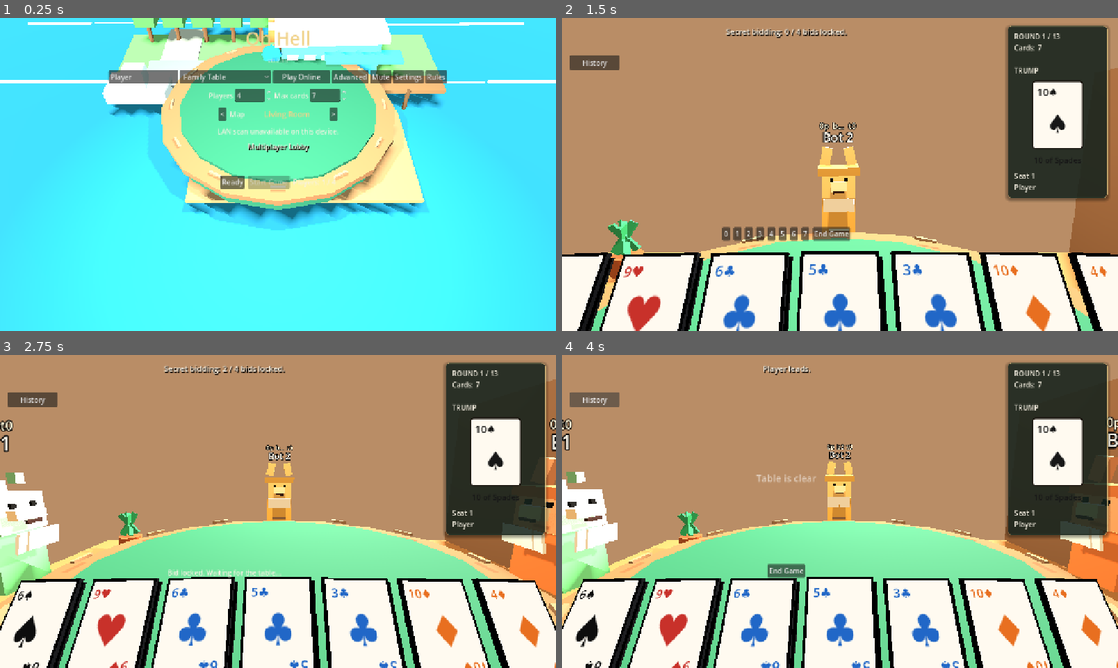
Above: before the commit, frames 1-4 (two rows, left to right).
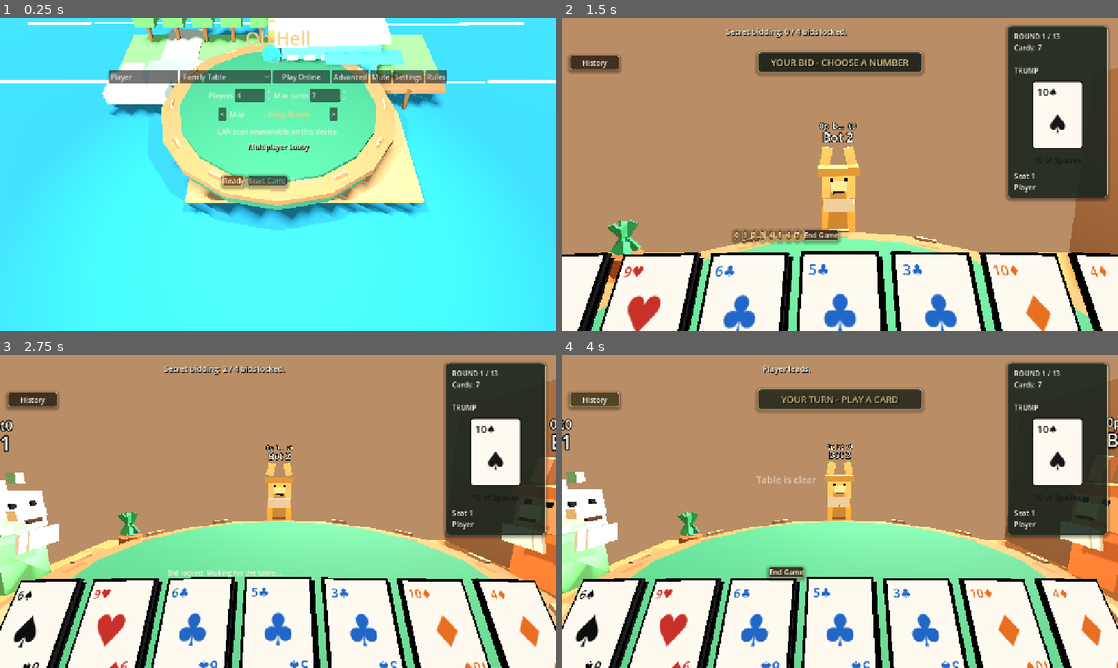
Above: after the commit, the same moments.

Repository: JordanOakFox/oh-hell-godot
Game: Godot game, scene res://scenes/main.tscn
Two runs of this game, one before a commit and one after it. Both use one fixed random seed, a clock stepped at 60 frames per second and the inputs below.
Inputs:
- Up to frame 1 (0.25 s): no input
- Up to frame 2 (1.5 s): click "Ready" at 0.5 s; click "Start Game" at 1.25 s
- Up to frame 3 (2.75 s): click "0" at 2 s
- Up to frame 4 (4 s): click "History" at 2.75 s; click "Hide History" at 3.5 s

The runs differ from the first frame. In frame 1, 0.6% of the frame differs, in the area x 39-61%, y 13-55%; in frame 2, 3.5%, in the area x 1-66%, y 10-73%; in frame 3, 0.1%; in frame 4, 3.1%.

Commit message:
Polish scoreboard and turn prompts

Diff:
--- a/scripts/main.gd
+++ b/scripts/main.gd
@@ -1,7 +1,7 @@
 extends Control
 
 const STARTING_NAMES := ["Player 1", "Player 2", "Player 3", "Player 4"]
-const GAME_VERSION := "0.2.15"
+const GAME_VERSION := "0.2.16"
 const ANIMAL_IDS := ["bunny", "lizard", "lion", "tiger", "bear", "fox", "dog", "cat"]
 const BOT_PERSONALITY_IDS := ["casual", "smart", "ruthless"]
 const BOT_PERSONALITY_NAMES := {
@@ -104,6 +104,8 @@
 var bot_personality_picker: OptionButton
 var rules_panel: PanelContainer
 var history_button: Button
+var turn_banner_panel: PanelContainer
+var turn_banner_label: Label
 var round_history_panel: PanelContainer
 var round_history_label: Label
 var settings_row: HBoxContainer
@@ -149,6 +151,11 @@
 	_create_offline_lobby()
 	_apply_command_line_mode()
 
+func _process(_delta: float) -> void:
+	if turn_banner_panel and turn_banner_panel.visible:
+		var pulse := 0.72 + absf(sin(Time.get_ticks_msec() / 140.0)) * 0.28
+		turn_banner_panel.modulate = Color(1, 1, 1, pulse)
+
 func _input(event: InputEvent) -> void:
 	if event is InputEventKey and event.pressed and not event.echo and event.keycode == KEY_M:
 		_toggle_mute_shortcut()
@@ -442,8 +449,40 @@
 	history_button.offset_bottom = 120
 	history_button.text = "History"
 	history_button.visible = false
+	_style_command_button(history_button)
 	history_button.pressed.connect(_toggle_round_history)
 	add_child(history_button)
+
+	turn_banner_panel = PanelContainer.new()
+	turn_banner_panel.anchor_left = 0.5
+	turn_banner_panel.anchor_top = 0.0
+	turn_banner_panel.anchor_right = 0.5
+	turn_banner_panel.anchor_bottom = 0.0
+	turn_banner_panel.offset_left = -190
+	turn_banner_panel.offset_top = 78
+	turn_banner_panel.offset_right = 190
+	turn_banner_panel.offset_bottom = 122
+	turn_banner_panel.mouse_filter = Control.MOUSE_FILTER_IGNORE
+	turn_banner_panel.add_theme_stylebox_override("panel", _panel_style(Color("#171f18f0"), Color("#ffe18fcc"), 8, 2))
+	turn_banner_panel.visible = false
+	add_child(turn_banner_panel)
+
+	var turn_banner_margin := MarginContainer.new()
+	turn_banner_margin.add_theme_constant_override("margin_left", 14)
+	turn_banner_margin.add_theme_constant_override("margin_top", 7)
+	turn_banner_margin.add_theme_constant_override("margin_right", 14)
+	turn_banner_margin.add_theme_constant_override("margin_bottom", 7)
+	turn_banner_panel.add_child(turn_banner_margin)
+
+	turn_banner_label = Label.new()
+	turn_banner_label.horizontal_alignment = HORIZONTAL_ALIGNMENT_CENTER
+	turn_banner_label.vertical_alignment = VERTICAL_ALIGNMENT_CENTER
+	turn_banner_label.add_theme_font_size_override("font_size", 21)
+	turn_banner_label.add_theme_color_override("font_color", Color("#ffe18f"))
+	turn_banner_label.add_theme_color_override("font_shadow_color", Color("#050807"))
+	turn_banner_label.add_theme_constant_override("shadow_offset_x", 2)
+	turn_banner_label.add_theme_constant_override("shadow_offset_y", 2)
+	turn_banner_margin.add_child(turn_banner_label)
 
 	settings_row = HBoxContainer.new()
 	settings_row.alignment = BoxContainer.ALIGNMENT_CENTER
@@ -522,19 +561,19 @@
 	player_hud_panel.anchor_right = 0.5
 	player_hud_panel.anchor_bottom = 0.5
 	player_hud_panel.offset_left = -260
-	player_hud_panel.offset_top = -218
+	player_hud_panel.offset_top = -230
 	player_hud_panel.offset_right = 260
-	player_hud_panel.offset_bottom = 218
+	player_hud_panel.offset_bottom = 230
 	player_hud_panel.mouse_filter = Control.MOUSE_FILTER_IGNORE
-	player_hud_panel.add_theme_stylebox_override("panel", _panel_style(Color("#101820f2"), Color("#f0d28acc"), 8, 2))
+	player_hud_panel.add_theme_stylebox_override("panel", _panel_style(Color("#0e151af7"), Color("#f0d28add"), 8, 2))
 	player_hud_panel.visible = false
 	add_child(player_hud_panel)
 
 	var player_hud_margin := MarginContainer.new()
-	player_hud_margin.add_theme_constant_override("margin_left", 12)
-	player_hud_margin.add_theme_constant_override("margin_top", 9)
-	player_hud_margin.add_theme_constant_override("margin_right", 12)
-	player_hud_margin.add_theme_constant_override("margin_bottom", 9)
+	player_hud_margin.add_theme_constant_override("margin_left", 24)
+	player_hud_margin.add_theme_constant_override("margin_top", 20)
+	player_hud_margin.add_theme_constant_override("margin_right", 24)
+	player_hud_margin.add_theme_constant_override("margin_bottom", 18)
 	player_hud_panel.add_child(player_hud_margin)
 
 	left_stats_label = Label.new()
@@ -664,6 +703,15 @@
 	style.shadow_size = 8
 	style.shadow_offset = Vector2(0, 3)
 	return style
+
+func _style_command_button(button: Button, accent := false) -> void:
+	button.add_theme_font_size_override("font_size", 16)
+	button.add_theme_color_override("font_color", Color("#fff8df"))
+	button.add_theme_color_override("font_hover_color", Color("#ffffff"))
+	button.add_theme_stylebox_override("normal", _panel_style(Color("#3b2b1ce6") if not accent else Color("#7a4d1fe8"), Color("#f0d28a88"), 5, 1))
+	button.add_theme_stylebox_override("hover", _panel_style(Color("#514024ee") if not accent else Color("#9b672bee"), Color("#ffe18fcc"), 5, 1))
+	button.add_theme_stylebox_override("pressed", _panel_style(Color("#24180fe8"), Color("#ffe18f"), 5, 1))
+	button.add_theme_stylebox_override("disabled", _panel_style(Color("#24272099"), Color("#f0d28a33"), 5, 1))
 
 func _on_host_pressed() -> void:
 	_read_lobby_inputs()
@@ -1098,6 +1146,7 @@
 		history_button.text = "Hide History" if round_history_visible else "History"
 	_sync_scoreboard_visibility()
 	_sync_round_history_visibility()
+	_sync_turn_banner()
 	if fireworks_overlay:
 		fireworks_overlay.set_celebrating(view_state.get("phase", "") == "game_end")
 	if view_state["phase"] == "connecting":
@@ -1110,6 +1159,7 @@
 		scoreboard_visible = false
 		_sync_scoreboard_visibility()
 		_sync_round_history_visibility()
+		_sync_turn_banner()
 		left_stats_label.text = ""
 		right_info_label.text = ""
 		table_label.text = view_state["message"]
@@ -1126,6 +1176,7 @@
 		scoreboard_visible = false
 		_sync_scoreboard_visibility()
 		_sync_round_history_visibility()
+		_sync_turn_banner()
 		left_stats_label.text = ""
 		right_info_label.text = ""
 		_render_lobby()
@@ -1296,6 +1347,7 @@
 		if view_state["connected"][my_seat]:
 			var ready_button := Button.new()
 			ready_button.text = "Unready" if view_state["ready"][my_seat] else "Ready"
+			_style_command_button(ready_button, not view_state["ready"][my_seat])
 			ready_button.pressed.connect(_request_toggle_ready)
 			action_box.add_child(ready_button)
 
@@ -1303,6 +1355,7 @@
 			var start_button := Button.new()
 			start_button.text = "Start Game"
 			start_button.disabled = not _view_lobby_can_start()
+			_style_command_button(start_button, true)
 			start_button.pressed.connect(_request_start_game)
 			action_box.add_child(start_button)
 
@@ -1327,6 +1380,7 @@
 			var button := Button.new()
 			button.text = str(amount)
 			button.set_meta("bid", amount)
+			_style_command_button(button, true)
 			button.pressed.connect(_on_bid_button_pressed.bind(button))
 			action_box.add_child(button)
 	elif view_state["phase"] == "trick_end":
@@ -1337,12 +1391,14 @@
 	elif view_state["phase"] == "round_end":
 		var next_round := Button.new()
 		next_round.text = "Next round"
+		_style_command_button(next_round, true)
 		next_round.pressed.connect(_request_next_round)
 		action_box.add_child(next_round)
 	elif view_state["phase"] == "game_end":
 		var play_again := Button.new()
 		play_again.text = "Waiting..." if view_state["play_again"][my_seat] else "Play Again"
 		play_again.disabled = view_state["play_again"][my_seat]
+		_style_command_button(play_again, true)
 		play_again.pressed.connect(_request_play_again)
 		action_box.add_child(play_again)
 
@@ -1354,6 +1410,7 @@
 	if _can_request_end_game():
 		var end_button := Button.new()
 		end_button.text = "End Game"
+		_style_command_button(end_button)
 		end_button.pressed.connect(_request_end_game)
 		action_box.add_child(end_button)
 
@@ -1543,6 +1600,23 @@
 	elif left_stats_label:
 		left_stats_label.text = ""
 
+func _sync_turn_banner() -> void:
+	if not turn_banner_panel or not turn_banner_label or view_state.is_empty():
+		return
+	var phase := str(view_state.get("phase", ""))
+	var should_show := false
+	var text := ""
+	var submitted: Array = view_state.get("bid_submitted", [])
+	if phase == "playing" and int(view_state.get("active_player", -1)) == my_seat:
+		should_show = true
+		text = "YOUR TURN - PLAY A CARD"
+	elif phase == "bidding" and my_seat < submitted.size() and not bool(submitted[my_seat]):
+		should_show = true
+		text = "YOUR BID - CHOOSE A NUMBER"
+	turn_banner_panel.visible = should_show
+	turn_banner_panel.modulate = Color.WHITE
+	turn_banner_label.text = text
+
 func _sync_round_history_visibility() -> void:
 	if not round_history_panel:
 		return
@@ -1562,23 +1636,54 @@
 	var tricks: Array = view_state.get("tricks_won", [])
 	var active := int(view_state.get("active_player", -1))
 	var phase := str(view_state.get("phase", ""))
-	var lines := ["SCOREBOARD", "Player              Pts   Bid   Trk"]
+	var round_number := int(view_state.get("round_index", 0)) + 1
+	var round_sequence: Array = view_state.get("sequence", [])
+	var round_total := round_sequence.size()
+	var round_cards := 0
+	if round_number - 1 < round_sequence.size():
+		round_cards = int(round_sequence[round_number - 1])
+	var lines := [
+		"SCOREBOARD",
+		"Round %d / %d    Cards %d" % [round_number, round_total, round_cards],
+		"",
+		"   PLAYER               PTS   BID   TRICKS",
+	]
 	for seat in range(names.size()):
 		var name := _scoreboard_name(str(names[seat]), seat)
 		var points := int(scores[seat]) if seat < scores.size() else 0
 		var bid_text := _scoreboard_bid_text(seat, bids, submitted, phase)
 		var trick_count := int(tricks[seat]) if seat < tricks.size() else 0
 		var marker := ">" if seat == active else " "
-		lines.append("%s %s  %d   %s   %d" % [marker, name, points, bid_text, trick_count])
+		lines.append("%s  %s %s   %s   %s" % [
+			marker,
+			_pad_right(name, 18),
+			_pad_left(str(points), 3),
+			_pad_left(bid_text, 3),
+			_pad_left(str(trick_count), 5),
+		])
+	lines.append("")
+	lines.append("Press Tab to close.")
 	return "\n".join(lines)
 
 func _scoreboard_name(name: String, seat: int) -> String:
 	var label := name
 	if seat == my_seat:
 		label += " (You)"
-	if label.length() > 16:
-		return label.substr(0, 15) + "."
+	if label.length() > 18:
+		return label.substr(0, 17) + "."
 	return label
+
+func _pad_right(value: String, width: int) -> String:
+	var output := value
+	while output.length() < width:
+		output += " "
+	return output
+
+func _pad_left(value: String, width: int) -> String:
+	var output := value
+	while output.length() < width:
+		output = " " + output
+	return output
 
 func _scoreboard_bid_text(seat: int, bids: Array, submitted: Array, phase: String) -> String:
 	if phase == "bidding":
Not shown, changed: export_presets.cfg
Not shown, changed: README.md
